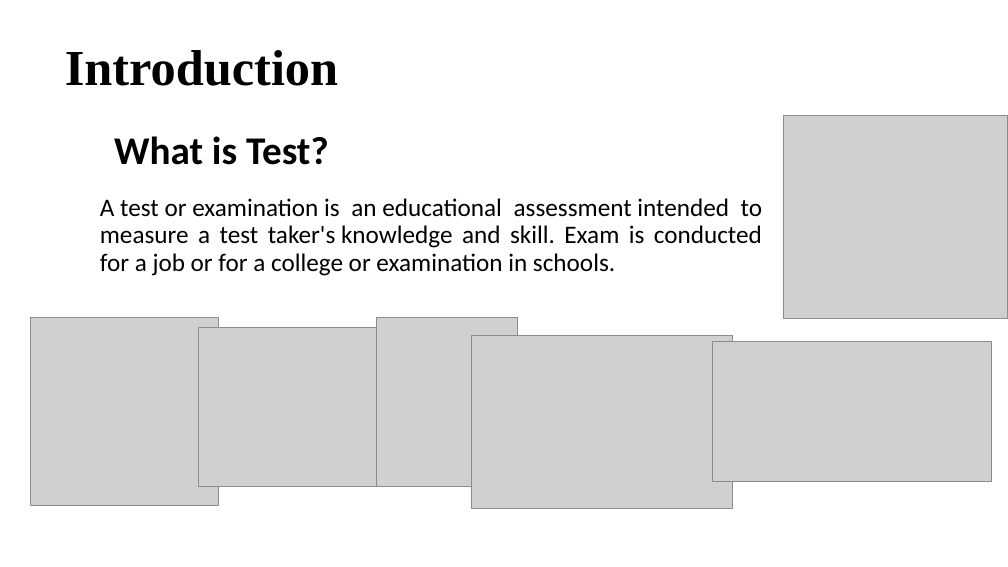
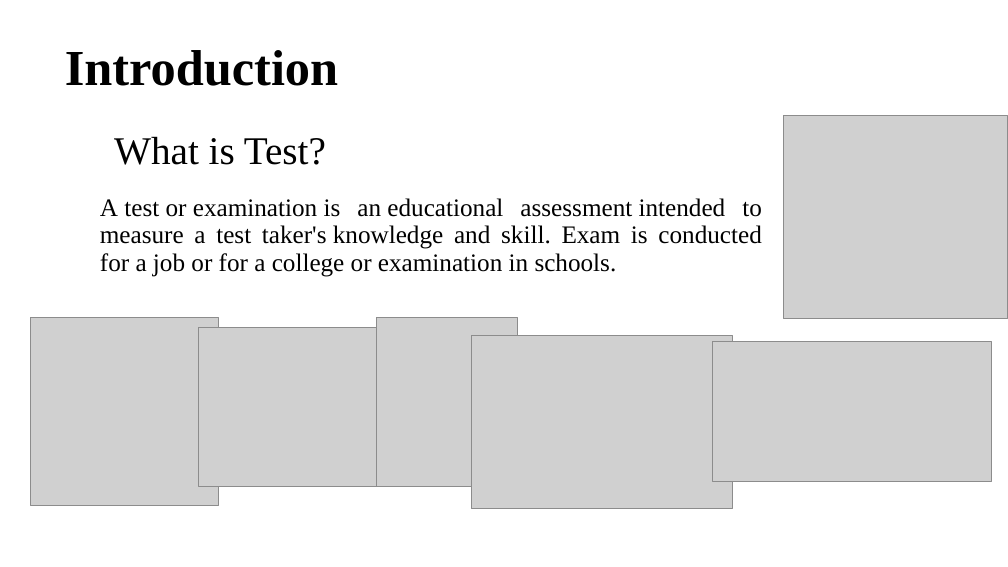
Before and after one commit to imakathuria/Examination-System-PPT, a slide deck: slide 1 of Git_Major.pptx. Drawn at 1008x567 pixels with LibreOffice and Linux fonts; fonts in the diff are those of the drawing; grey boxes stand for pictures. Boxes give left, top, right and bottom in pixels: in the first picture for what was removed or moved away, otherwise in the second. Text is boxed around its words. In the diff, an @@ line names an element or a change of style, - is before the commit and + after.

```diff
--- a/Git_Major.pptx
+++ b/Git_Major.pptx
@@ text "What is Test?" at box(114, 136, 326, 165): font Calibri to Times New Roman, bold off @@
@@ text "A test or examination is ..." at box(100, 198, 762, 277): font Calibri to Times New Roman @@
```
Also in this commit, not shown: 14 other slides changed, 1 slide added, 1 slide removed.
